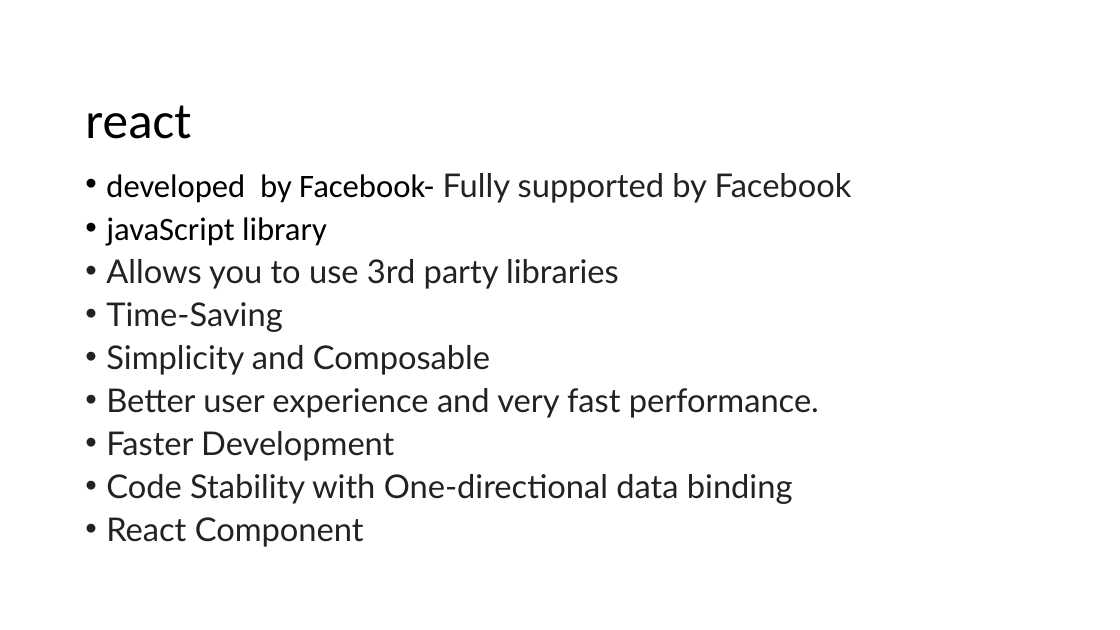
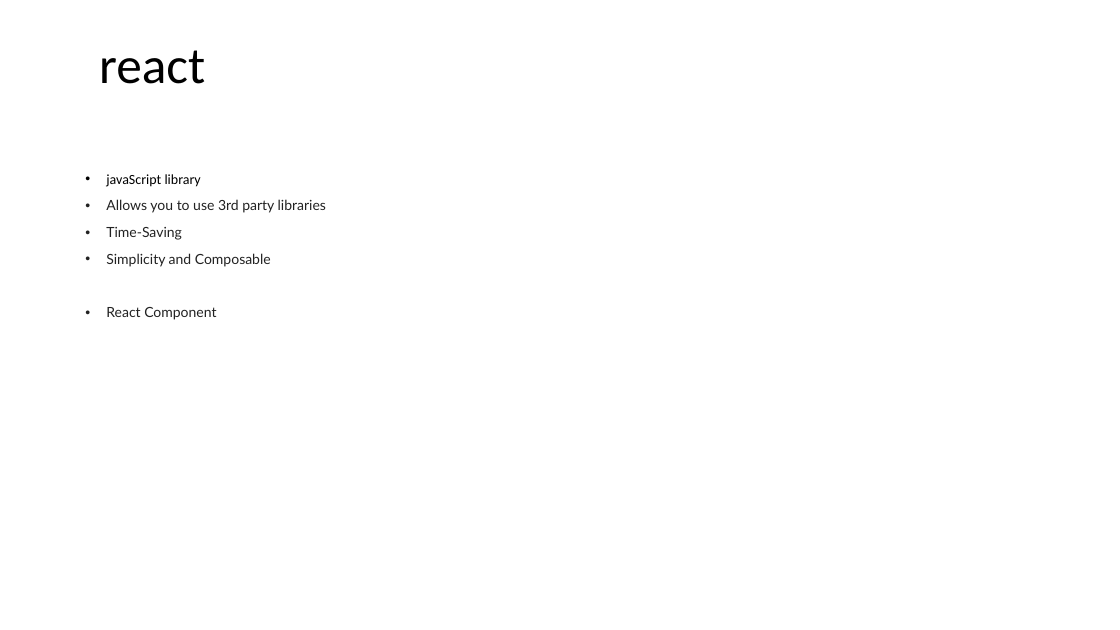
Before and after one commit to nizanf/Flower, a slide deck: slide 6 of src/assets/img/Presentation1.pptx (slide 8 before the commit). Drawn at 1120x630 pixels with LibreOffice and Linux fonts; fonts in the diff are those of the drawing; background and template pictures are left out. Boxes give left, top, right and bottom in pixels: in the first picture for what was removed or moved away, otherwise in the second. Text is boxed around its words. In the diff, an @@ line names an element or a change of style, - is before the commit and + after.

Commit message:
pp update

```diff
--- a/src/assets/img/Presentation1.pptx
+++ b/src/assets/img/Presentation1.pptx
@@ title "react": place and size @@
-title "react" at bbox=[85, 105, 191, 139]
+title "react" at bbox=[99, 50, 205, 84]
@@ text "javaScript library" at bbox=[106, 174, 326, 320]: size 28 to 12 pt; line spacing 0.8 to 0.9 @@
@@ text at bbox=[106, 173, 852, 203]: paragraph removed @@
-• developed by Facebook- Fully supported by Facebook
@@ text at bbox=[106, 388, 819, 504]: paragraphs removed @@
-• Better user experience and very fast performance.
-• Faster Development
-• Code Stability with One-directional data binding
```
Also in this commit, not shown: 3 other slides changed, 2 slides added, 4 slides removed.
